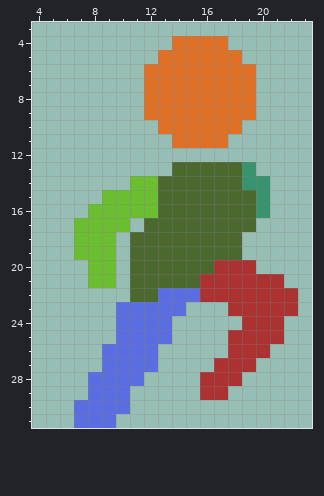
Pixel-art sprite, stored at res/player/jump.png. That is the earlier state.
The file is 32x32 pixels. Shown: x 4..23, y 3..31.
The result:
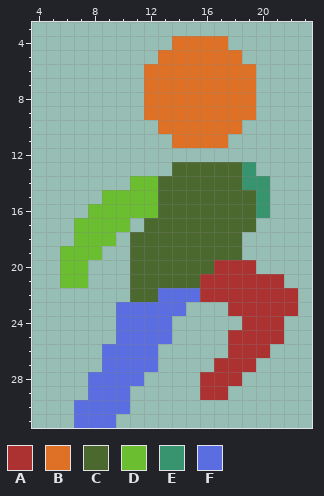
Palette (. is transparent): A #ac3232  B #df7126  C #4b692f  D #6abe30  E #37946e  F #5b6ee1
The edit:
y 19: x 6 . -> D; x 9 D -> .
y 20..21: x 6..9 ..DD -> DD..
Changed places in both pictures, as pixel boxes (x1, y1, x2, y2):
changed: (60, 246, 116, 288)
